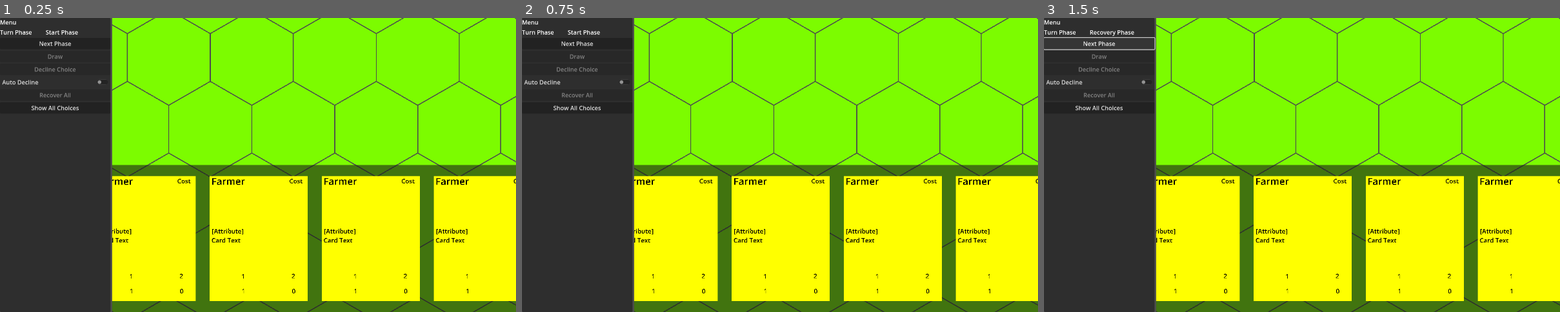
Above: before the commit, frames 1-3 (left to right).
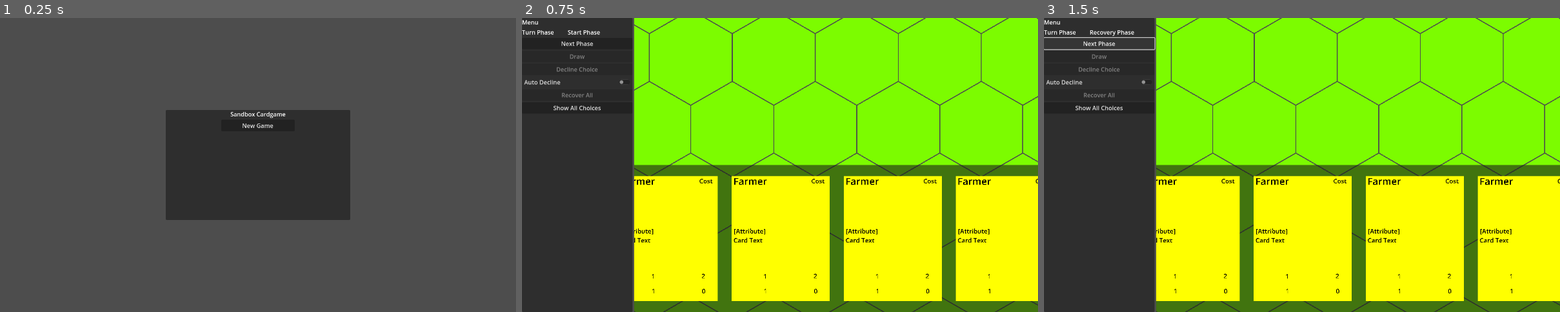
Above: after the commit, the same moments.

Repository: nckjchm/gd_cardgame
Game: Godot game, scene res://main_menu.tscn
Two runs of this game, one before a commit and one after it. Both use one fixed random seed, a clock stepped at 60 frames per second and the inputs below. Before the commit the project starts from res://game.tscn.
Inputs (mouse positions are in pixels of both pictures, inside the frame that each line leads up to):
- Up to frame 1 (0.25 s): no input
- Up to frame 2 (0.75 s): click (780, 126) at 0.5 s, where only the run after the commit has a clickable "New Game"
- Up to frame 3 (1.5 s): click "Next Phase" at 1.25 s

The runs differ from the first frame. In frame 1, 99% of the frame differs, in the area x 0-100%, y 0-100%; in frame 2, nothing differs; in frame 3, nothing differs.

Commit message:
main menu added
a rudimentary main menu with a new game button
Also all Node references are now localized

Diff:
--- a/Card.gd
+++ b/Card.gd
@@ -87,7 +87,7 @@
 var can_coexist : bool
 #technical
 @onready var card_area : Area2D = $CardArea
-@onready var input_controller : InputController = $/root/Main/InputController
+@onready var input_controller : InputController = $"../../../../../../InputController"
 @onready var name_text_mesh : MeshInstance2D = $NameTextMesh
 @onready var cost_text_mesh : MeshInstance2D = $CostTextMesh
 @onready var attribute_text_mesh : MeshInstance2D = $AttributeTextMesh
@@ -198,6 +198,7 @@
 
 # Called when the node enters the scene tree for the first time.
 func _ready():
+	print(input_controller)
 	card_input_event.connect(input_controller.card_input_event)
 	controller = card_owner
 	match card_origin:
--- a/Cell.gd
+++ b/Cell.gd
@@ -1,7 +1,7 @@
 class_name Cell extends Area2D
 
 signal cell_input_event(cell, viewport, event, shape_idx)
-@onready var input_controller : InputController = $/root/Main/InputController
+@onready var input_controller : InputController = $"../../../../../InputController"
 @onready var field : Field = $/root/Main/GameViewContainer/FieldVPC/FieldVP/Field
 var rng = RandomNumberGenerator.new()
 
--- a/GUIController.gd
+++ b/GUIController.gd
@@ -15,7 +15,7 @@
 @onready var btn_decline : Button = $"../GameViewContainer/SideGUI/SideGUIBoxContainer/DeclineButton"
 @onready var btn_recover : Button = $"../GameViewContainer/SideGUI/SideGUIBoxContainer/RecoverButton"
 @onready var btn_all_choices : Button = $"../GameViewContainer/SideGUI/SideGUIBoxContainer/AllChoicesButton"
-@onready var main_control : Control = $"/root/Main"
+@onready var main_control : Control = $".."
 @onready var turn_phase_display : Label = $"../GameViewContainer/SideGUI/SideGUIBoxContainer/HBoxContainer/TurnPhaseText"
 @onready var hand : HandDisplay = $"../GameViewContainer/FieldVPC/FieldVP/HandCanvas/HandPanel"
 
--- a/game.tscn
+++ b/game.tscn
@@ -7,7 +7,7 @@
 [ext_resource type="Script" path="res://GameManager.gd" id="4_f0wwg"]
 [ext_resource type="Script" path="res://GUIController.gd" id="6_f6m72"]
 
-[node name="Main" type="Control"]
+[node name="Game" type="Control"]
 layout_mode = 3
 anchors_preset = 15
 anchor_right = 1.0
--- /dev/null
+++ b/main_menu.gd
@@ -0,0 +1,10 @@
+class_name MainMenu extends Control
+
+@onready var btn_new_game : Button = $MidPanel/MidPanelVBox/NewGame
+var game_scene = preload("res://game.tscn")
+
+func _ready():
+	btn_new_game.pressed.connect(func():
+		$/root.add_child(game_scene.instantiate())
+		self.queue_free()
+	)
--- /dev/null
+++ b/main_menu.tscn
@@ -0,0 +1,45 @@
+[gd_scene load_steps=2 format=3 uid="uid://cmp54l304kv21"]
+
+[ext_resource type="Script" path="res://main_menu.gd" id="1_wxso4"]
+
+[node name="Menu" type="Control"]
+layout_mode = 3
+anchors_preset = 15
+anchor_right = 1.0
+anchor_bottom = 1.0
+grow_horizontal = 2
+grow_vertical = 2
+script = ExtResource("1_wxso4")
+
+[node name="MidPanel" type="PanelContainer" parent="."]
+custom_minimum_size = Vector2(500, 300)
+layout_mode = 1
+anchors_preset = 8
+anchor_left = 0.5
+anchor_top = 0.5
+anchor_right = 0.5
+anchor_bottom = 0.5
+offset_left = -250.0
+offset_top = -150.0
+offset_right = 250.0
+offset_bottom = 150.0
+grow_horizontal = 2
+grow_vertical = 2
+
+[node name="MidPanelVBox" type="VBoxContainer" parent="MidPanel"]
+custom_minimum_size = Vector2(200, 2.08165e-12)
+layout_mode = 2
+
+[node name="Label" type="Label" parent="MidPanel/MidPanelVBox"]
+layout_mode = 2
+text = "Sandbox Cardgame"
+horizontal_alignment = 1
+vertical_alignment = 1
+
+[node name="NewGame" type="Button" parent="MidPanel/MidPanelVBox"]
+clip_contents = true
+custom_minimum_size = Vector2(200, 2.08165e-12)
+layout_mode = 2
+size_flags_horizontal = 4
+text = "New Game"
+text_overrun_behavior = 3
--- a/project.godot
+++ b/project.godot
@@ -11,7 +11,7 @@
 [application]
 
 config/name="cardgame_demo"
-run/main_scene="res://game.tscn"
+run/main_scene="res://main_menu.tscn"
 config/features=PackedStringArray("4.0", "Forward Plus")
 
 [autoload]
